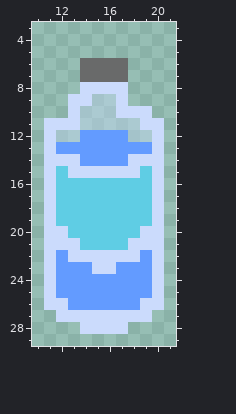
Pixel-art sprite, stored at Assets/Sprites/SlowTower.png. Above is the file before it was changed.
The file is 32x32 pixels. Shown: x 10..21, y 3..29.
New version:
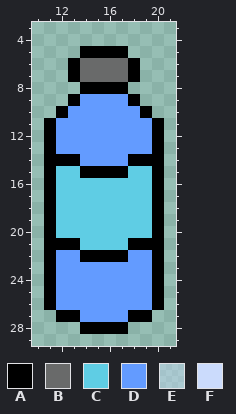
Palette (. is transparent): A #000000  B #696a6a  C #5fcde4  D #639bff  E #cbdbfc67  F #cbdbfc
The exact change:
@@ x 10..21 @@
  4 ............
- 5 ............
- 6 ....BBBB....
- 7 ....BBBB....
- 8 ....FFFF....
- 9 ...FFEEF....
-10 ...FEEEFFF..
-11 .FFFEEEEEFF.
-12 .FEEDDDDEEF.
-13 .FDDDDDDDDF.
-14 .FFFDDDDFFF.
-15 .FCFFFFFFCF.
-16 .FCCCCCCCCF.
-17 .FCCCCCCCCF.
-18 .FCCCCCCCCF.
-19 .FCCCCCCCCF.
-20 .FFCCCCCCFF.
-21 .FFFCCCCFFF.
-22 .FDFFFFFFDF.
-23 .FDDDFFDDDF.
-24 .FDDDDDDDDF.
-25 .FDDDDDDDDF.
-26 .FFDDDDDDFF.
-27 ..FFFFFFFF..
-28 ....FFFF....
+ 5 ....AAAA....
+ 6 ...ABBBBA...
+ 7 ...ABBBBA...
+ 8 ....AAAA....
+ 9 ...ADDDDA...
+10 ..ADDDDDDA..
+11 .ADDDDDDDDA.
+12 .ADDDDDDDDA.
+13 .ADDDDDDDDA.
+14 .AAADDDDAAA.
+15 .ACCAAAACCA.
+16 .ACCCCCCCCA.
+17 .ACCCCCCCCA.
+18 .ACCCCCCCCA.
+19 .ACCCCCCCCA.
+20 .ACCCCCCCCA.
+21 .AAACCCCAAA.
+22 .ADDAAAADDA.
+23 .ADDDDDDDDA.
+24 .ADDDDDDDDA.
+25 .ADDDDDDDDA.
+26 .ADDDDDDDDA.
+27 ..AADDDDAA..
+28 ....AAAA....
 29 ............
Changed places in both pictures, as pixel boxes (x1, y1, x2, y2):
changed: (44, 46, 164, 334)
